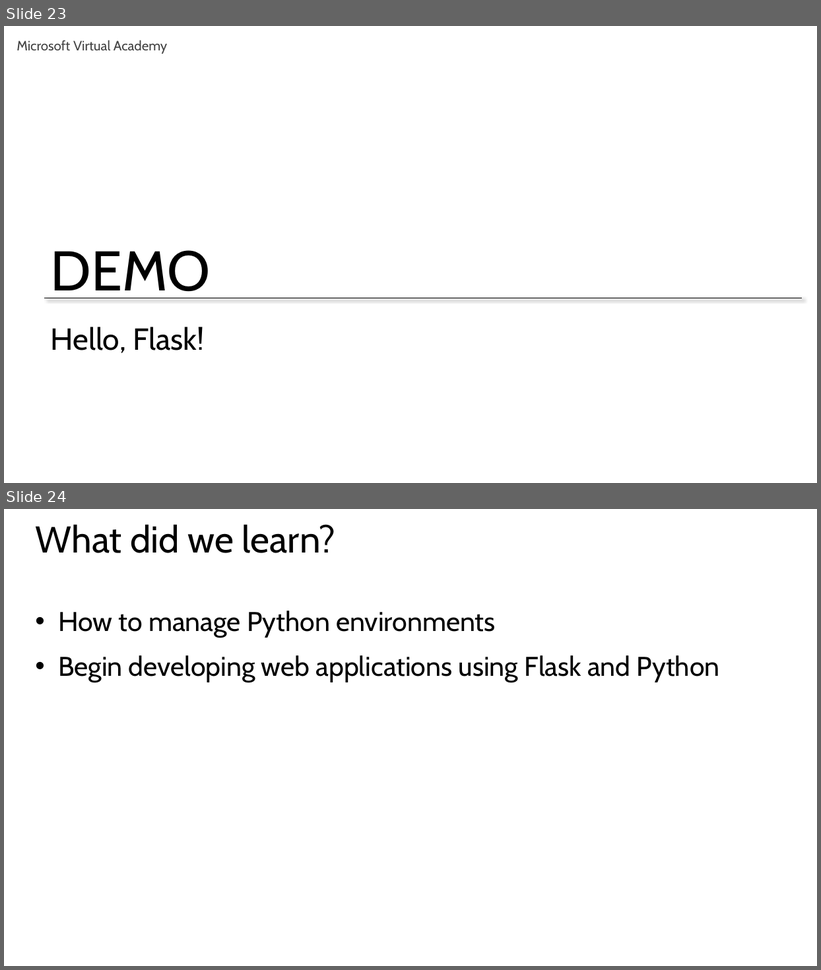
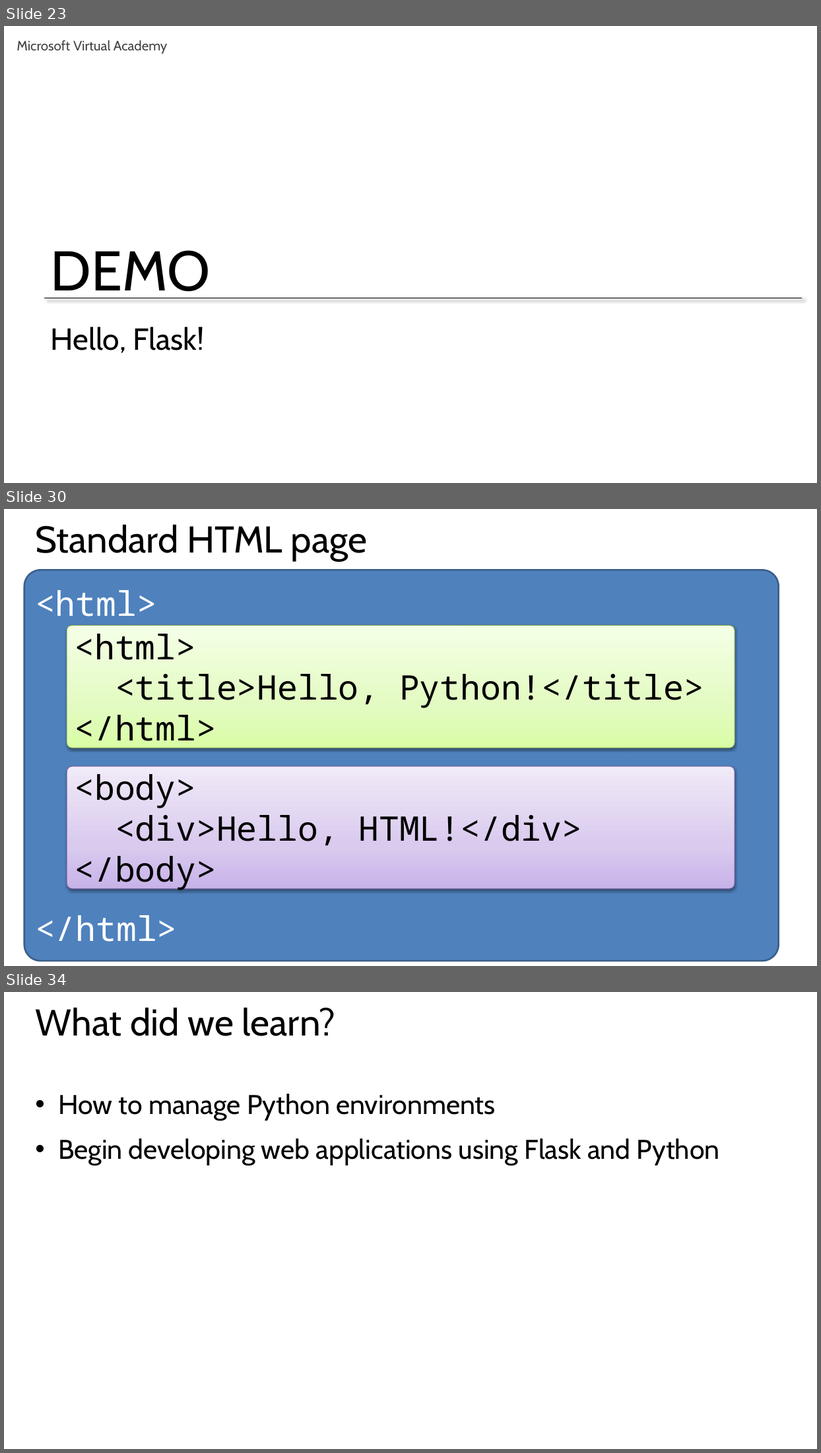
Before and after one commit to GeekTrainer/Flask, a slide deck: Slides/Module 1 - Introduction to Flask.pptx. Shown one above the other, each under a label of ours: slides 23 and 24 before the commit, slides 23, 30 and 34 after it; the slides between them are not shown. The pictures are 821x970 and 821x1453 pixels, drawn with LibreOffice and Linux fonts; fonts in the diff are those of the drawing. Boxes give left, top, right and bottom in pixels: in the first picture for what was removed or moved away, otherwise in the second. Text is boxed around its words. In the diff, an @@ line names an element or a change of style, - is before the commit and + after.

```diff
--- a/Slides/Module 1 - Introduction to Flask.pptx
+++ b/Slides/Module 1 - Introduction to Flask.pptx
@@ slide 30 added at box(4, 509, 817, 966), background #FFFFFF @@
@@ title added at box(36, 524, 368, 561), 44 pt, text #000000 @@
+Standard HTML page
@@ rounded rectangle added at box(24, 570, 779, 961), fill #4F81BD, outline #3A5F8C 2 pt, 40 pt, text #FFFFFF @@
+<html>
+</html>
@@ rounded rectangle added at box(67, 626, 735, 748), fill gradient #DAFDA7 to #E4FCC2 to #F5FFE7, outline #98B955 0.75 pt, 40 pt, text #000000 @@
+<html>
+<title>Hello, Python!</title>
+</html>
@@ rounded rectangle added at box(67, 766, 735, 889), fill gradient #C9B5E8 to #D8CBEE to #F0EAF9, outline #7D60A0 0.75 pt, 40 pt, text #000000 @@
+<body>
+<div>Hello, HTML!</div>
+</body>
@@ what was slide 24 is now slide 34 @@
```
Also in this commit, not shown: 1 slide changed, 9 other slides added, 1 other file.
